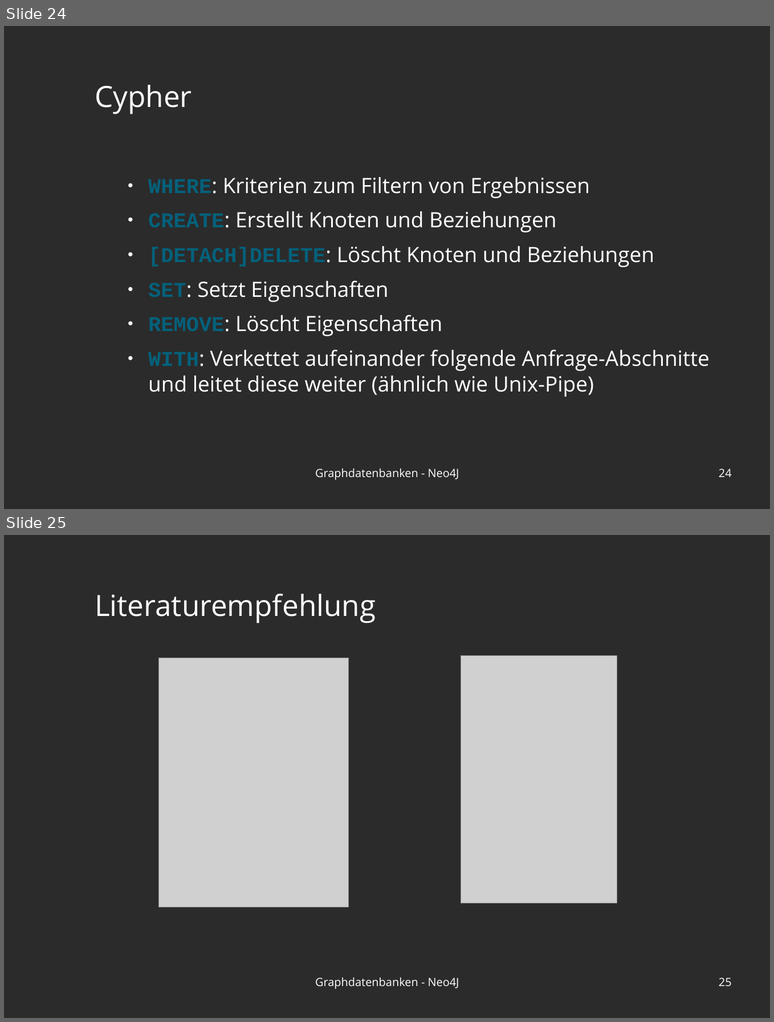
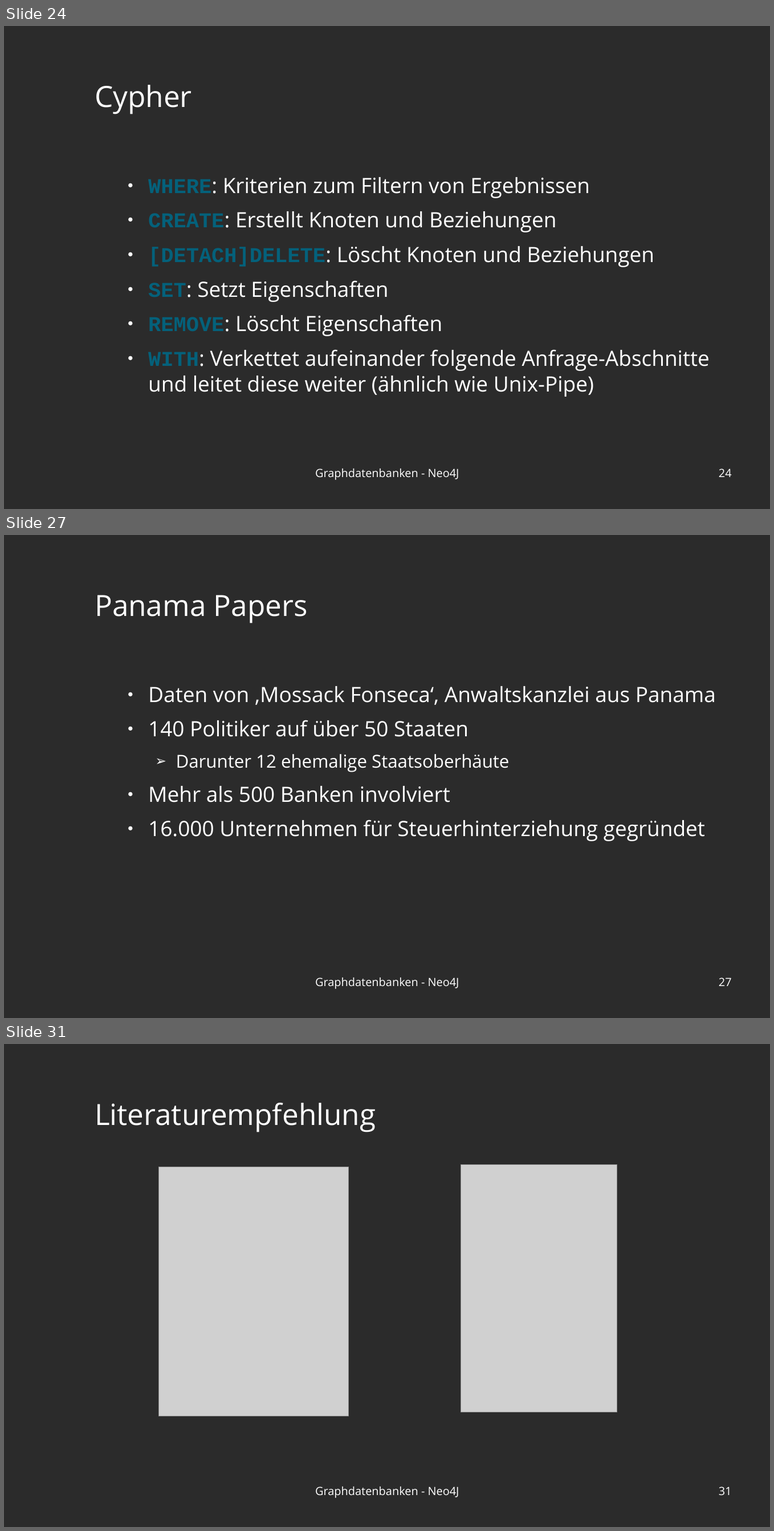
Before and after one commit to blublab/ais, a slide deck: praesi.odp. Shown one above the other, each under a label of ours: slides 24 and 25 before the commit, slides 24, 27 and 31 after it; the slides between them are not shown. The pictures are 774x1022 and 774x1531 pixels, drawn with LibreOffice and Linux fonts; fonts in the diff are those of the drawing; grey boxes stand for pictures; background and template pictures are left out; a plain dark background stands for a picture behind light text. Boxes give left, top, right and bottom in pixels: in the first picture for what was removed or moved away, otherwise in the second. Text is boxed around its words. In the diff, an @@ line names an element or a change of style, - is before the commit and + after.

```diff
--- a/praesi.odp
+++ b/praesi.odp
@@ slide 27 added at (4,535,770,1018), background picture (left out) @@
@@ title added at (95,595,308,623), 36 pt, text #FFFFFF @@
+Panama Papers
@@ text added at (148,686,716,841), 26 pt, text #FFFFFF @@
+● Daten von ‚Mossack Fonseca‘, Anwaltskanzlei aus Panama
+● 140 Politiker auf über 50 Staaten
+  ➢ Darunter 12 ehemalige Staatsoberhäute
+● Mehr als 500 Banken involviert
+● 16.000 Unternehmen für Steuerhinterziehung gegründet
@@ text added at (315,977,459,989), 14 pt, text #FFFFFF @@
+Graphdatenbanken - Neo4J
@@ page number added at (719,977,732,986), 14 pt, text #FFFFFF @@
+27
@@ what was slide 25 is now slide 31 @@
@@ page number at (719,1486,732,1495): text changed @@
-25
+31
```
Also in this commit, not shown: 5 other slides added, 17 other files.
